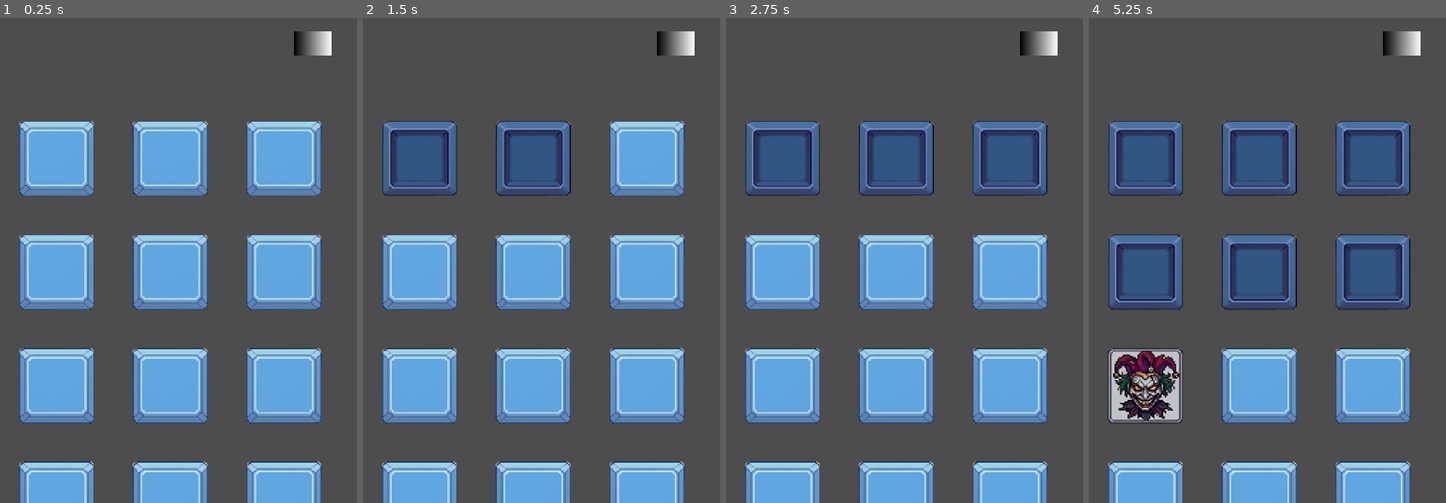
Above: before the commit, frames 1-4 (left to right).
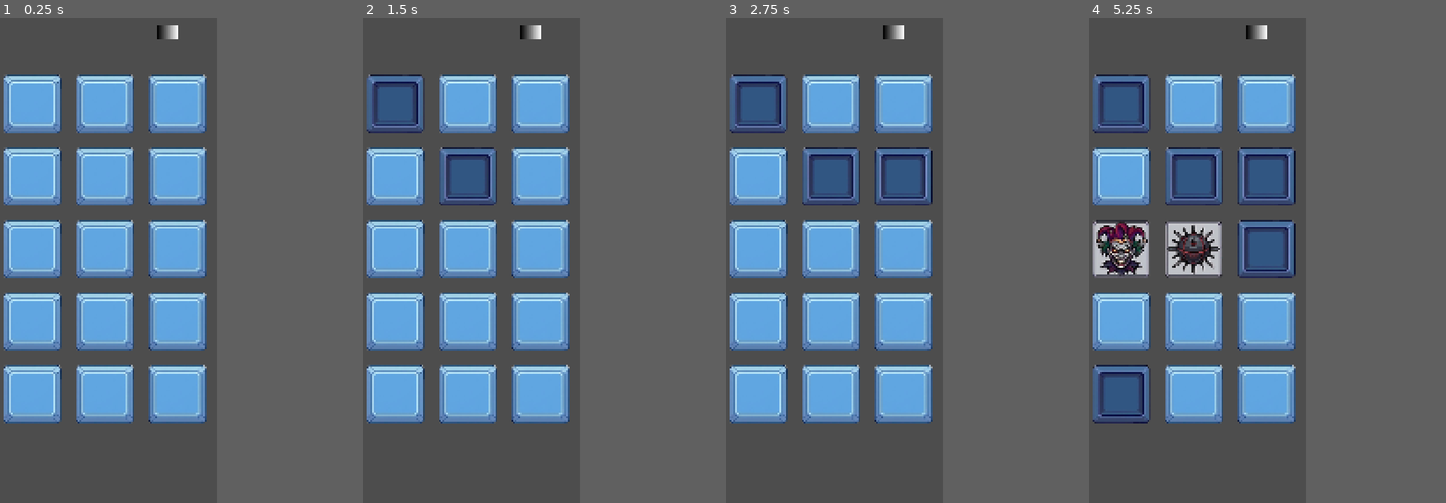
Above: after the commit, the same moments.

Repository: wish5213/joke
Game: Godot game, scene res://clownshow.tscn
Two runs of this game, one before a commit and one after it. Both use one fixed random seed, a clock stepped at 60 frames per second and the inputs below.
Inputs (mouse positions are in pixels of both pictures, inside the frame that each line leads up to; where the layout moved, square brackets give the same spot in the first picture):
- Up to frame 1 (0.25 s): no input
- Up to frame 2 (1.5 s): click (420, 105) [420, 158] at 0.5 s; click (534, 158) at 1.27 s
- Up to frame 3 (2.75 s): click (1011, 158) at 2.02 s
- Up to frame 4 (5.25 s): click (1146, 270) at 2.77 s; click (1260, 270) at 3.52 s; click (1374, 270) at 4.27 s; click (1146, 386) at 5.02 s
In our replay, the window is 600x800 before the commit and 369x800 after it. These sizes can differ from the game's own. Grey fills any space a smaller window leaves; there, only what the larger window draws over its background counts as a difference.

The runs differ from the first frame. In frame 1, 47% of the frame differs, in the area x 1-93%, y 1-100%; in frame 2, 48%; in frame 3, 47%; in frame 4, 48%.

Commit message:
增加預覽模式

Diff:
--- a/clownshow.gd
+++ b/clownshow.gd
@@ -1,5 +1,14 @@
 @tool
 extends Control
+
+@export var preview_mode: bool = false:
+	set(value):
+		preview_mode = value
+		if Engine.is_editor_hint():
+			if preview_mode == true:
+				_star_game() # 打勾時，生成預覽
+			else:
+				clean_game() # 取消打勾時，把畫面清空
 
 @export var step_scene: PackedScene = preload("res://step.tscn")
 @onready var mine_container: GridContainer = $GridContainer
@@ -19,6 +28,17 @@
 
 func _star_game():
 	clean_game()
+
+	# 🛠️ 安全防護網：避免編輯器剛開時還沒抓到場景就報錯崩潰
+	if step_scene == null:
+		return
+
+	# 🛠️ 核心二：區分「編輯器」與「真實遊戲」的邏輯
+	if Engine.is_editor_hint():
+		# 編輯器預覽：單純把格子生出來排版，不跑機率也不洗牌
+		for i in range(total_count -1):
+			var new_sq = step_scene.instantiate()
+			mine_container.add_child(new_sq)
 
 	#小丑隨機邏輯
 	if joker_rand_flag == true:
@@ -51,7 +71,10 @@
 	sq_list.clear()
 	joker_count = joker_default
 	for child in mine_container.get_children():
-		child.queue_free()
+		if Engine.is_editor_hint():
+			child.free()
+		else:
+			child.queue_free()
 
 #重新一局
 func _reset_game() -> void:
--- a/clownshow.tscn
+++ b/clownshow.tscn
@@ -14,21 +14,27 @@
 anchors_preset = 15
 anchor_right = 1.0
 anchor_bottom = 1.0
+offset_bottom = 1.0
 grow_horizontal = 2
 grow_vertical = 2
 focus_mode = 1
 mouse_force_pass_scroll_events = false
 script = ExtResource("1_856k3")
+preview_mode = true
 
 [node name="GridContainer" type="GridContainer" parent="." unique_id=1411117790]
-layout_mode = 0
-offset_left = 67.0
-offset_top = 271.0
-offset_right = 75.0
-offset_bottom = 279.0
-scale = Vector2(25, 25)
-theme_override_constants/h_separation = 4
-theme_override_constants/v_separation = 4
+layout_mode = 1
+anchors_preset = 5
+anchor_left = 0.5
+anchor_right = 0.5
+offset_left = -492.0
+offset_top = 276.0
+offset_right = -464.0
+offset_bottom = 324.0
+grow_horizontal = 2
+scale = Vector2(35, 35)
+theme_override_constants/h_separation = 2
+theme_override_constants/v_separation = 2
 columns = 3
 
 [node name="TextureButton" type="TextureButton" parent="." unique_id=1531798428]
--- a/project.godot
+++ b/project.godot
@@ -16,8 +16,8 @@
 
 [display]
 
-window/size/viewport_width=960
-window/size/viewport_height=1280
+window/size/viewport_width=1080
+window/size/viewport_height=2340
 window/stretch/mode="canvas_items"
 window/stretch/aspect="expand"
 window/handheld/orientation=1
--- a/step.gd
+++ b/step.gd
@@ -52,15 +52,15 @@
 
 			match sp_type:
 				0:
-					#sp_type.EMPTY
+					SpName.EMPTY
 					sp_empty.visible = true
 
 				1:
-					#sp_type.MINE
+					SpName.MINE
 					sp_mine.visible = true
 
 				2:
-					#sp_name.JOKER
+					SpName.JOKER
 					sp_joker.visible = true
 	)
 	#動畫特效，回彈的部分
